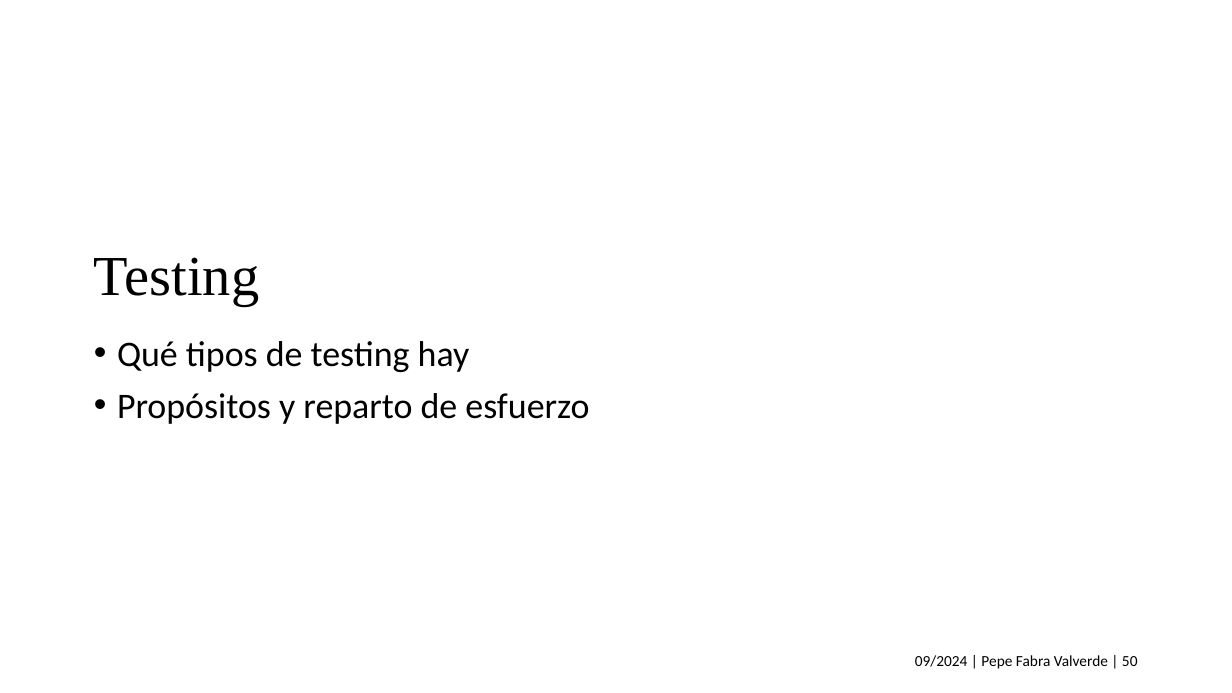
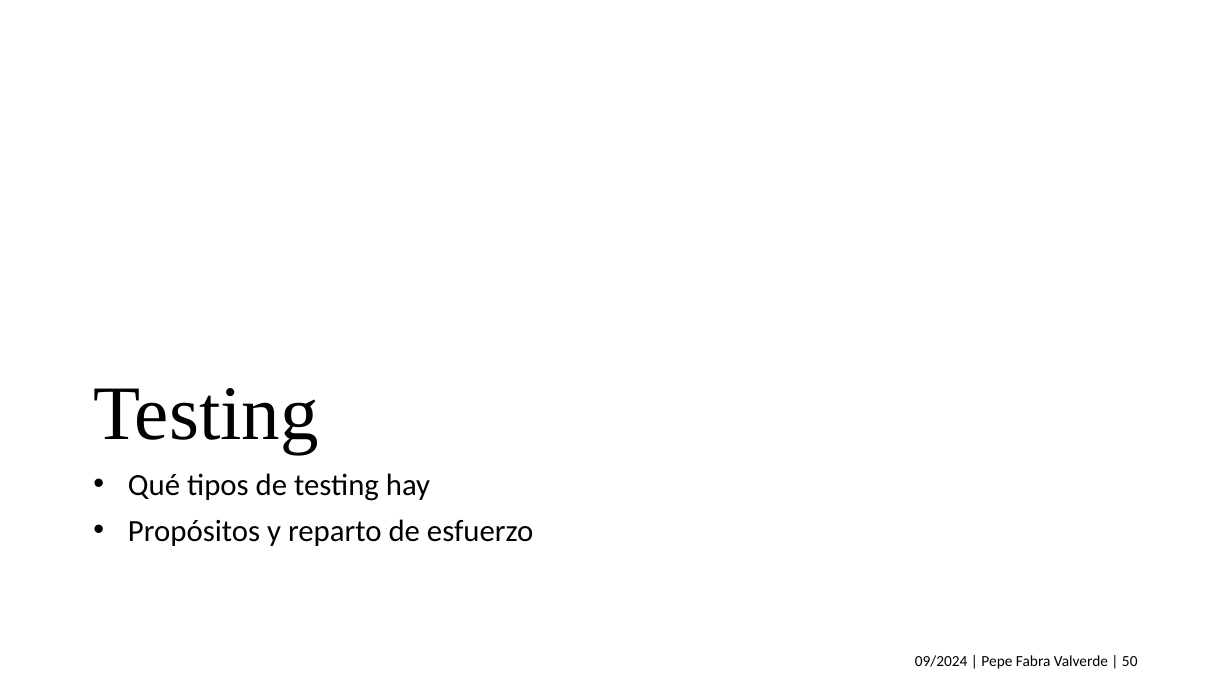
Before and after one commit to jofaval/talks-about, a slide deck: slide 50 of knowledge-sharing/ddd-and-hexagonal-architecture/ddd-and-hexagonal-architecture.es.pptx. Drawn at 1232x693 pixels with LibreOffice and Linux fonts; fonts in the diff are those of the drawing. Boxes give left, top, right and bottom in pixels: in the first picture for what was removed or moved away, otherwise in the second. Text is boxed around its words. In the diff, an @@ line names an element or a change of style, - is before the commit and + after.

```diff
--- a/knowledge-sharing/ddd-and-hexagonal-architecture/ddd-and-hexagonal-architecture.es.pptx
+++ b/knowledge-sharing/ddd-and-hexagonal-architecture/ddd-and-hexagonal-architecture.es.pptx
@@ title "Testing" moved from (x1=94, y1=257, x2=259, y2=306) to (x1=93, y1=388, x2=318, y2=454) @@
@@ title "Testing" at (x1=93, y1=388, x2=318, y2=454): size 44 to 60 pt @@
@@ text "Qué tipos de testing hay" moved from (x1=117, y1=341, x2=589, y2=424) to (x1=128, y1=473, x2=533, y2=546) @@
@@ text "Qué tipos de testing hay" at (x1=128, y1=473, x2=533, y2=546): size 28 to 24 pt; indent changed @@
```
Also in this commit, not shown: 1 other file.
